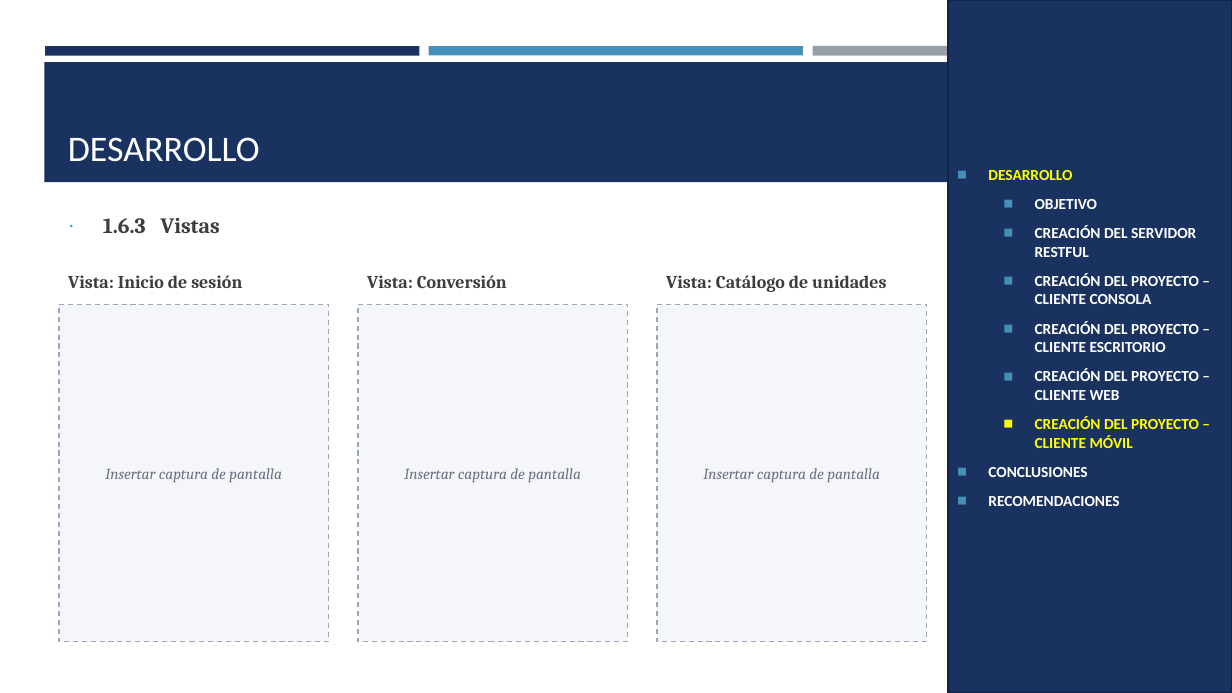
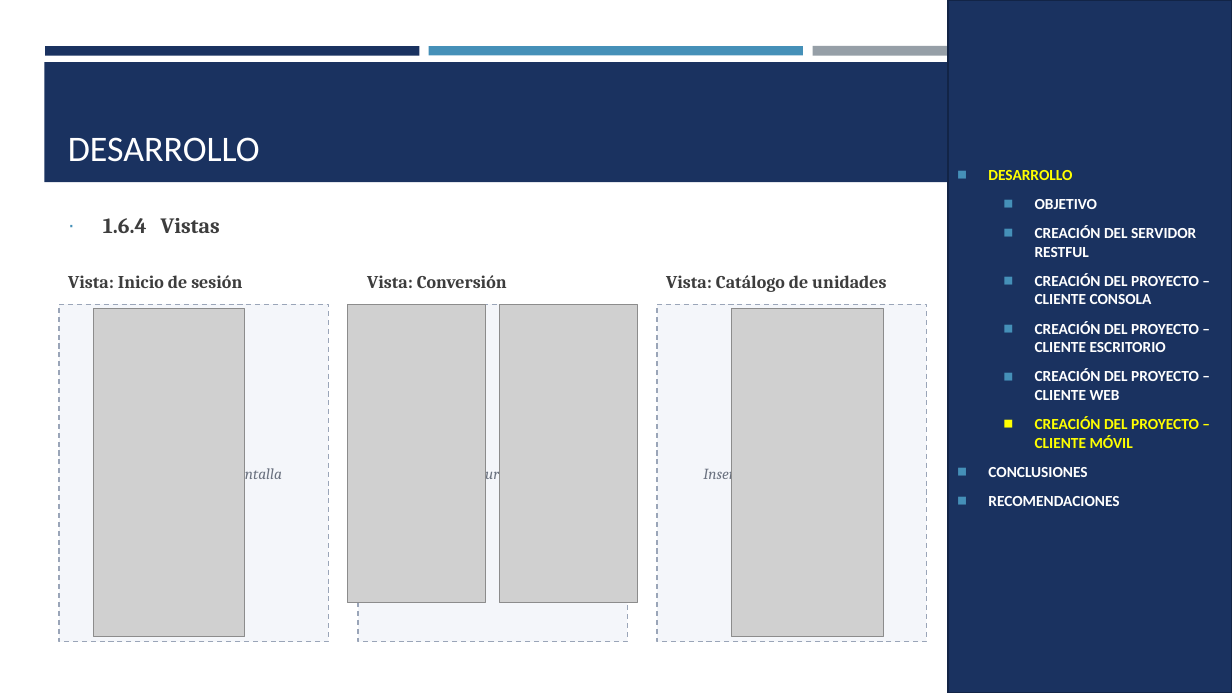
Before and after one commit to IMarcusDev/TI.1.3.-PAO202651_RESTFUL_JAVA_SINBDD_NRC_36883_GR04, a slide deck: slide 79 of 05. DOCUMENTACION/PRESENTACION TI.1.3. RESTFUL sin BDD en JAVA GR4.pptx (slide 21 before the commit). Drawn at 1232x693 pixels with LibreOffice and Linux fonts; fonts in the diff are those of the drawing; grey boxes stand for pictures. Boxes give left, top, right and bottom in pixels: in the first picture for what was removed or moved away, otherwise in the second. Text is boxed around its words. In the diff, an @@ line names an element or a change of style, - is before the commit and + after.

```diff
--- a/05. DOCUMENTACION/PRESENTACION TI.1.3. RESTFUL sin BDD en JAVA GR4.pptx
+++ b/05. DOCUMENTACION/PRESENTACION TI.1.3. RESTFUL sin BDD en JAVA GR4.pptx
@@ text at box(103, 218, 220, 233): text changed @@
-∙ 1.6.3 Vistas
+∙ 1.6.4 Vistas
@@ picture added at box(93, 309, 245, 637) @@
@@ picture added at box(348, 304, 485, 603) @@
@@ picture added at box(499, 304, 637, 603) @@
@@ picture added at box(732, 309, 884, 637) @@
```
Also in this commit, not shown: 10 other slides changed, 58 slides added.
